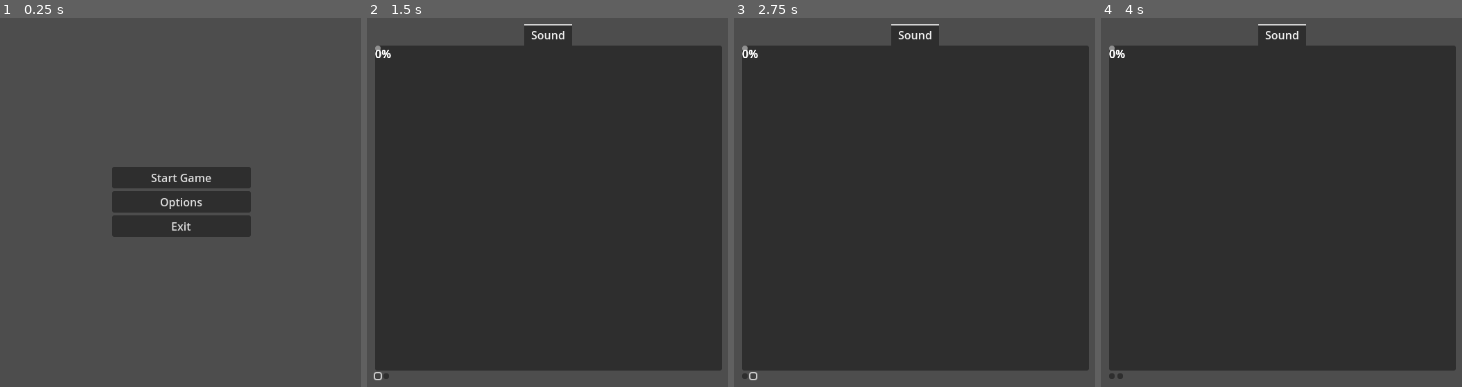
Above: before the commit, frames 1-4 (left to right).
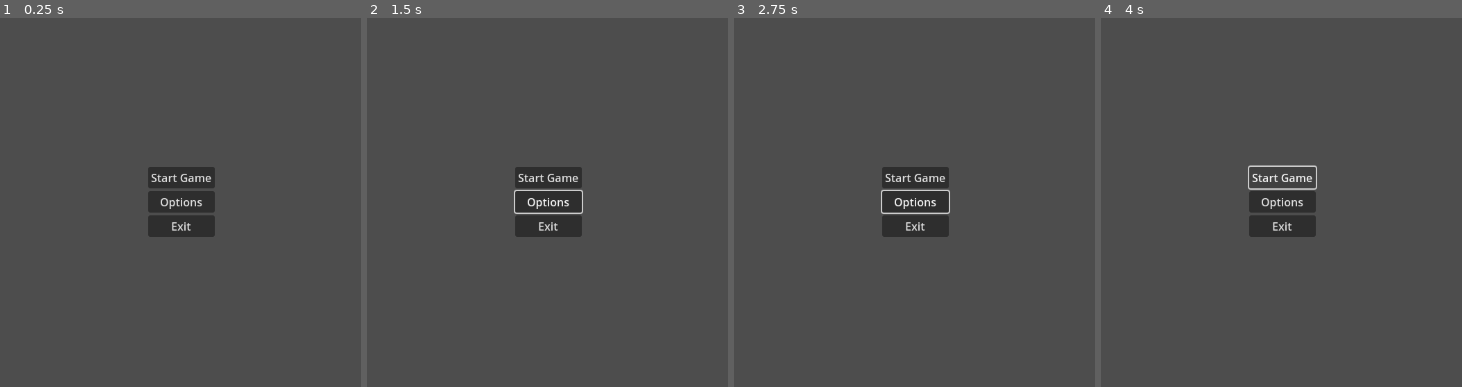
Above: after the commit, the same moments.

Repository: BlackBrad/network-ninja
Game: Godot game, scene res://scenes/main_menu.tscn
Two runs of this game, one before a commit and one after it. Both use one fixed random seed, a clock stepped at 60 frames per second and the inputs below.
Inputs (mouse positions are in pixels of both pictures, inside the frame that each line leads up to):
- Up to frame 1 (0.25 s): no input
- Up to frame 2 (1.5 s): click "Options" at 0.5 s; click (377, 375) at 1.27 s
- Up to frame 3 (2.75 s): click (752, 375) at 2.02 s
- Up to frame 4 (4 s): click (1281, 176) at 2.75 s, where only the run after the commit has a clickable "Start Game"; click (1281, 176) at 3.5 s, where only the run after the commit has a clickable "Start Game"

The runs differ from the first frame. In frame 1, 3.4% of the frame differs, in the area x 31-70%, y 40-60%; in frame 2, 82%; in frame 3, 82%; in frame 4, 82%, in the area x 2-99%, y 1-98%.

Commit message:
Recreated main_menu scene

Diff:
--- a/project.godot
+++ b/project.godot
@@ -63,5 +63,4 @@
 
 [rendering]
 
-renderer/rendering_method="gl_compatibility"
 renderer/rendering_method.mobile="gl_compatibility"
--- a/scenes/main_menu.tscn
+++ b/scenes/main_menu.tscn
@@ -1,131 +1,106 @@
-[gd_scene load_steps=3 format=3 uid="uid://cye37mxsaq4c6"]
+[gd_scene load_steps=3 format=3 uid="uid://d2ts2qowj18hm"]
 
-[ext_resource type="Script" path="res://scripts/MainMenu.gd" id="1_rxbpr"]
-[ext_resource type="Script" path="res://scripts/VolumeLabel.gd" id="2_q6c6h"]
+[ext_resource type="Script" path="res://scripts/main_menu.gd" id="1_gta00"]
+[ext_resource type="Script" path="res://scripts/volume_label.gd" id="2_evkto"]
 
-[node name="Node" type="Node"]
+[node name="main_menu" type="Node"]
 
-[node name="MainMenu" type="Control" parent="."]
+[node name="MenuController" type="Control" parent="."]
 layout_mode = 3
 anchors_preset = 15
 anchor_right = 1.0
 anchor_bottom = 1.0
 grow_horizontal = 2
 grow_vertical = 2
-script = ExtResource("1_rxbpr")
+script = ExtResource("1_gta00")
 
-[node name="Sprite2D" type="Sprite2D" parent="MainMenu"]
-
-[node name="MainMenuContainer" type="VBoxContainer" parent="MainMenu"]
+[node name="MainMenuContainer" type="VBoxContainer" parent="MenuController"]
 layout_mode = 1
 anchors_preset = 8
 anchor_left = 0.5
 anchor_top = 0.5
 anchor_right = 0.5
 anchor_bottom = 0.5
-offset_left = -100.0
+offset_left = -48.0
 offset_top = -50.5
-offset_right = 100.0
+offset_right = 48.0
 offset_bottom = 50.5
 grow_horizontal = 2
 grow_vertical = 2
 
-[node name="start_button" type="Button" parent="MainMenu/MainMenuContainer"]
+[node name="StartGameButton" type="Button" parent="MenuController/MainMenuContainer"]
 layout_mode = 2
 text = "Start Game"
 
-[node name="option_button" type="Button" parent="MainMenu/MainMenuContainer"]
+[node name="OptionButton" type="Button" parent="MenuController/MainMenuContainer"]
 layout_mode = 2
 text = "Options"
 
-[node name="exit_button" type="Button" parent="MainMenu/MainMenuContainer"]
+[node name="ExitButton" type="Button" parent="MenuController/MainMenuContainer"]
 layout_mode = 2
 text = "Exit"
 
-[node name="OptionMenuContainer" type="VBoxContainer" parent="MainMenu"]
+[node name="OptionMenuContainer" type="VBoxContainer" parent="MenuController"]
 visible = false
+custom_minimum_size = Vector2(500, 500)
 layout_mode = 1
 anchors_preset = 8
 anchor_left = 0.5
 anchor_top = 0.5
 anchor_right = 0.5
 anchor_bottom = 0.5
-offset_left = -10.0
-offset_top = -21.5
-offset_right = 10.0
-offset_bottom = 21.5
+offset_left = -20.0
+offset_top = -20.0
+offset_right = 20.0
+offset_bottom = 20.0
 grow_horizontal = 2
 grow_vertical = 2
 
-[node name="OptionTabContainer" type="TabContainer" parent="MainMenu/OptionMenuContainer"]
-custom_minimum_size = Vector2(500, 500)
+[node name="OptionTabContainer" type="TabContainer" parent="MenuController/OptionMenuContainer"]
 layout_mode = 2
 tab_alignment = 1
 
-[node name="Sound" type="TabBar" parent="MainMenu/OptionMenuContainer/OptionTabContainer"]
+[node name="Sound" type="TabBar" parent="MenuController/OptionMenuContainer/OptionTabContainer"]
 layout_mode = 2
 
-[node name="Master" type="Label" parent="MainMenu/OptionMenuContainer/OptionTabContainer/Sound"]
-layout_mode = 0
-offset_right = 40.0
-offset_bottom = 23.0
-
-[node name="MasterVolumeInput" type="HScrollBar" parent="MainMenu/OptionMenuContainer/OptionTabContainer/Sound"]
-layout_mode = 0
-offset_right = 8.0
-offset_bottom = 8.0
-
-[node name="MasterVolumeValueLabel" type="Label" parent="MainMenu/OptionMenuContainer/OptionTabContainer/Sound/MasterVolumeInput"]
-layout_mode = 0
-offset_right = 40.0
-offset_bottom = 23.0
-script = ExtResource("2_q6c6h")
-
-[node name="SFX" type="Label" parent="MainMenu/OptionMenuContainer/OptionTabContainer/Sound"]
-layout_mode = 0
-offset_right = 40.0
-offset_bottom = 23.0
-
-[node name="SoundVolumeInput" type="HScrollBar" parent="MainMenu/OptionMenuContainer/OptionTabContainer/Sound"]
-layout_mode = 0
-offset_right = 8.0
-offset_bottom = 8.0
-
-[node name="SFXVolumeValueLabel" type="Label" parent="MainMenu/OptionMenuContainer/OptionTabContainer/Sound/SoundVolumeInput"]
-layout_mode = 0
-offset_right = 40.0
-offset_bottom = 23.0
-script = ExtResource("2_q6c6h")
-
-[node name="Music" type="Label" parent="MainMenu/OptionMenuContainer/OptionTabContainer/Sound"]
-layout_mode = 0
-offset_right = 40.0
-offset_bottom = 23.0
-
-[node name="MusicVolumeInput" type="HScrollBar" parent="MainMenu/OptionMenuContainer/OptionTabContainer/Sound"]
-layout_mode = 0
-offset_right = 8.0
-offset_bottom = 8.0
-
-[node name="MusicVolumeValueLabel" type="Label" parent="MainMenu/OptionMenuContainer/OptionTabContainer/Sound/MusicVolumeInput"]
-layout_mode = 0
-offset_right = 40.0
-offset_bottom = 23.0
-script = ExtResource("2_q6c6h")
-
-[node name="VBoxContainer" type="VBoxContainer" parent="MainMenu/OptionMenuContainer/OptionTabContainer/Sound"]
+[node name="SoundOptionContainer" type="VBoxContainer" parent="MenuController/OptionMenuContainer/OptionTabContainer/Sound"]
 layout_mode = 0
 offset_right = 40.0
 offset_bottom = 40.0
 
-[node name="OptionMenuButtons" type="HBoxContainer" parent="MainMenu/OptionMenuContainer"]
+[node name="MasterSoundScrollHContainer" type="HBoxContainer" parent="MenuController/OptionMenuContainer/OptionTabContainer/Sound/SoundOptionContainer"]
 layout_mode = 2
 
-[node name="ApplyButton" type="Button" parent="MainMenu/OptionMenuContainer/OptionMenuButtons"]
+[node name="MasterSoundLabel" type="Label" parent="MenuController/OptionMenuContainer/OptionTabContainer/Sound/SoundOptionContainer/MasterSoundScrollHContainer"]
+layout_mode = 2
+text = "Master:"
+
+[node name="MasterSoundScroll" type="HScrollBar" parent="MenuController/OptionMenuContainer/OptionTabContainer/Sound/SoundOptionContainer/MasterSoundScrollHContainer"]
+layout_mode = 2
+value = 50.0
+
+[node name="MasterSoundValueLabel" type="Label" parent="MenuController/OptionMenuContainer/OptionTabContainer/Sound/SoundOptionContainer/MasterSoundScrollHContainer/MasterSoundScroll"]
+layout_mode = 2
+offset_right = 40.0
+offset_bottom = 23.0
+script = ExtResource("2_evkto")
+
+[node name="MusicSoundScrollHContainer" type="HBoxContainer" parent="MenuController/OptionMenuContainer/OptionTabContainer/Sound/SoundOptionContainer"]
 layout_mode = 2
 
-[node name="CancelButton" type="Button" parent="MainMenu/OptionMenuContainer/OptionMenuButtons"]
+[node name="MusicSoundLabel" type="Label" parent="MenuController/OptionMenuContainer/OptionTabContainer/Sound/SoundOptionContainer/MusicSoundScrollHContainer"]
 layout_mode = 2
+text = "Music"
 
-[connection signal="pressed" from="MainMenu/MainMenuContainer/start_button" to="MainMenu" method="_on_start_button_pressed"]
-[connection signal="pressed" from="MainMenu/MainMenuContainer/option_button" to="MainMenu" method="_on_option_button_pressed"]
+[node name="MusicSoundScroll" type="HScrollBar" parent="MenuController/OptionMenuContainer/OptionTabContainer/Sound/SoundOptionContainer/MusicSoundScrollHContainer"]
+layout_mode = 2
+value = 50.0
+
+[node name="MusicSoundValueLabel" type="Label" parent="MenuController/OptionMenuContainer/OptionTabContainer/Sound/SoundOptionContainer/MusicSoundScrollHContainer/MusicSoundScroll"]
+layout_mode = 0
+offset_right = 40.0
+offset_bottom = 23.0
+script = ExtResource("2_evkto")
+
+[connection signal="pressed" from="MenuController/MainMenuContainer/OptionButton" to="MenuController" method="_on_options_button_pressed"]
+[connection signal="pressed" from="MenuController/MainMenuContainer/ExitButton" to="MenuController" method="_on_exit_game_button_pressed"]
--- a/scripts/MainMenu.gd
+++ /dev/null
@@ -1,41 +0,0 @@
-extends Control
-
-
-var game_start = preload("res://scenes/test_level.tscn")
-
-var settings_file = ConfigFile.new()
-
-var audio_settings: Vector3 = Vector3(50.0, 50.0, 50.0)
-
-@onready var optionContainer = get_node("OptionMenuContainer")
-@onready var mainMenuContainer = get_node("MainMenuContainer")
-
-# Called when the node enters the scene tree for the first time.
-func _ready():
-	_load_settings()
-
-# Called every frame. 'delta' is the elapsed time since the previous frame.
-func _process(delta):
-	pass
-
-func _on_start_button_pressed():
-	var scene_tree = get_tree()
-	scene_tree.change_scene_to_packed(game_start)
-
-func _on_option_button_pressed():
-	optionContainer.visible = true
-	mainMenuContainer.visible = false
-
-
-func _save_settings():
-	settings_file.set_value("AUDIO","General",audio_settings.x)
-	settings_file.set_value("AUDIO","Music",audio_settings.y)
-	settings_file.set_value("AUDIO","SFX",audio_settings.z)
-
-	settings_file.save("res://settings.cfg")
-
-func _load_settings():
-	if (settings_file.load("res://settings.cfg") != OK):
-		_save_settings()
-	else:
-		pass
--- a/scripts/VolumeLabel.gd
+++ /dev/null
@@ -1,7 +0,0 @@
-extends Label
-
-func _ready():
-	self.text= str(get_parent().value) + "%"
-
-func _on_h_scroll_bar_value_changed(value):
-	self.text = str(value) + "%"
